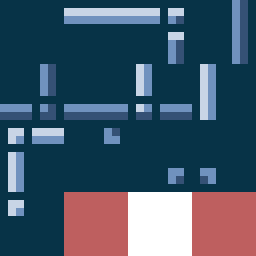
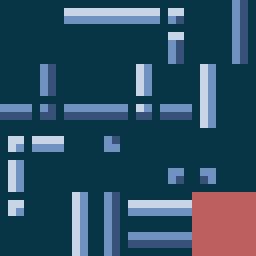
Revision of a layered 256px x 256px image; what changed, layer by layer:
painted on "Pasted Layer #1" over [8, 120, 216, 256]
